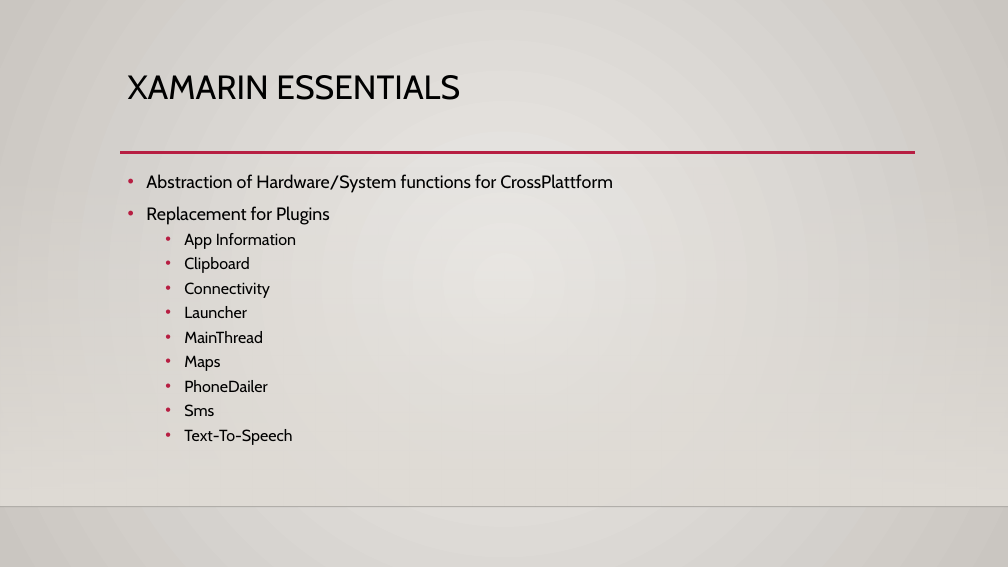
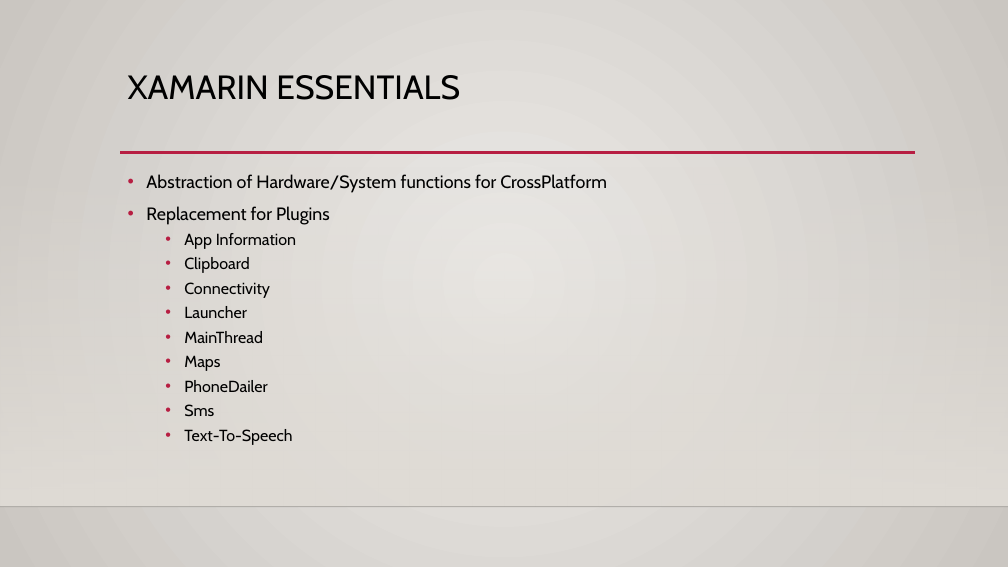
Before and after one commit to dersia/presentations, a slide deck: slide 21 of Xamarin.Prism.Forms.3371.pptx (slide 19 before the commit). Drawn at 1008x567 pixels with LibreOffice and Linux fonts; fonts in the diff are those of the drawing; background and template pictures are left out. Boxes give left, top, right and bottom in pixels: in the first picture for what was removed or moved away, otherwise in the second. Text is boxed around its words. In the diff, an @@ line names an element or a change of style, - is before the commit and + after.

```diff
--- a/Xamarin.Prism.Forms.3371.pptx
+++ b/Xamarin.Prism.Forms.3371.pptx
@@ text at [146, 174, 607, 193]: text changed @@
-• Abstraction of Hardware/System functions for CrossPlattform
+• Abstraction of Hardware/System functions for CrossPlatform
```
Also in this commit, not shown: 2 other slides changed, 3 slides added, 1 slide removed, 27 other files.
